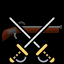
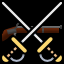
Two versions of the same layered image (64px x 64px). Layer-by-layer changes:
painted on "Swords" over <box>2,2,62,63</box>
